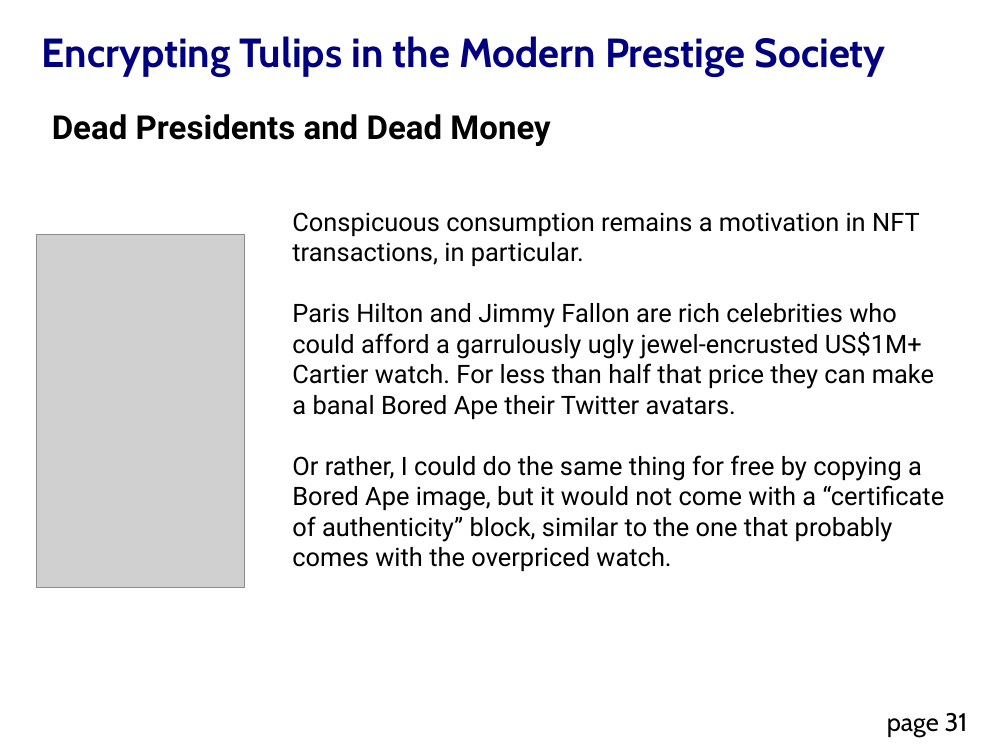
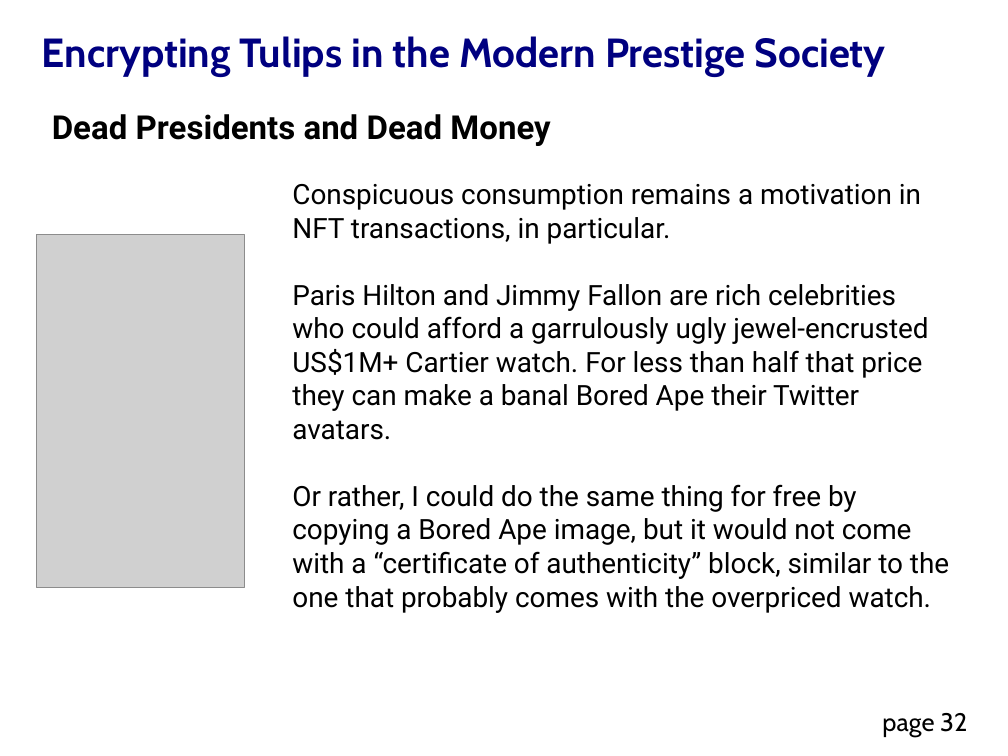
Before and after one commit to DavidMertz/Encrypting_Tulips, a slide deck: slide 32 of Encrypting_Tulips.odp (slide 31 before the commit). Drawn at 1008x756 pixels with LibreOffice and Linux fonts; fonts in the diff are those of the drawing; grey boxes stand for pictures. Boxes give left, top, right and bottom in pixels: in the first picture for what was removed or moved away, otherwise in the second. Text is boxed around its words. In the diff, an @@ line names an element or a change of style, - is before the commit and + after.

```diff
--- a/Encrypting_Tulips.odp
+++ b/Encrypting_Tulips.odp
@@ text "Conspicuous consumption remains a motivation ...": place and size @@
-text "Conspicuous consumption remains a motivation ..." at box(292, 212, 945, 571)
+text "Conspicuous consumption remains a motivation ..." at box(292, 184, 949, 613)
@@ text "Conspicuous consumption remains a motivation ..." at box(292, 184, 949, 613): size 20 to 22 pt @@
@@ page number at box(882, 713, 967, 737): text changed @@
-page 31
+page 32
```
Also in this commit, not shown: 4 other slides changed, 6 slides added, 1 slide removed, 5 other files.
